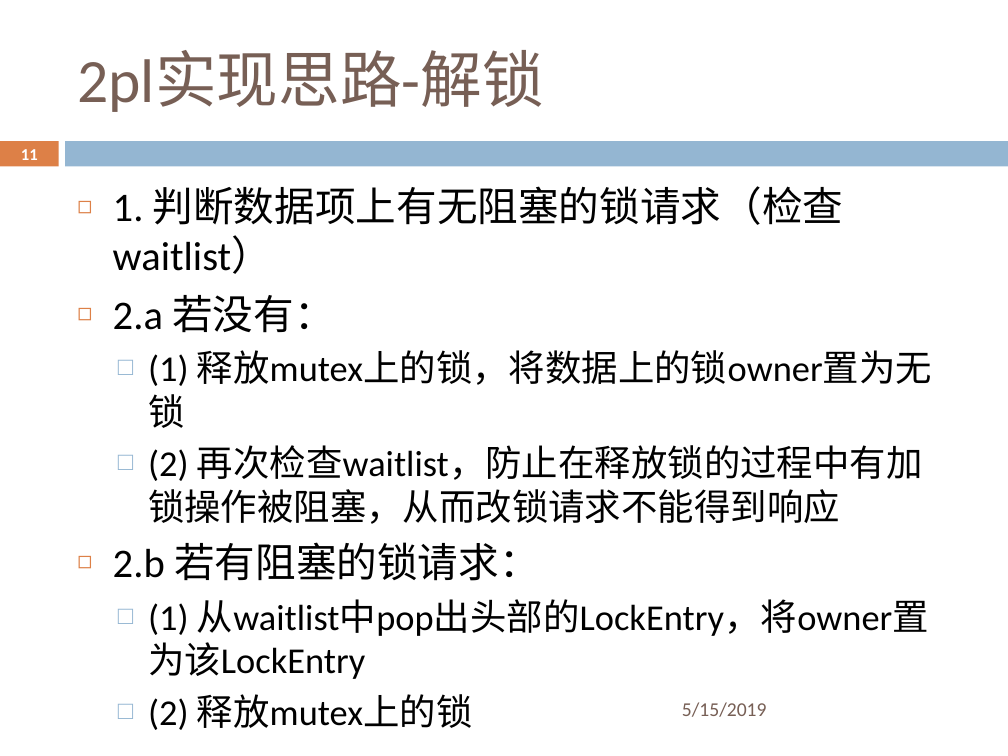
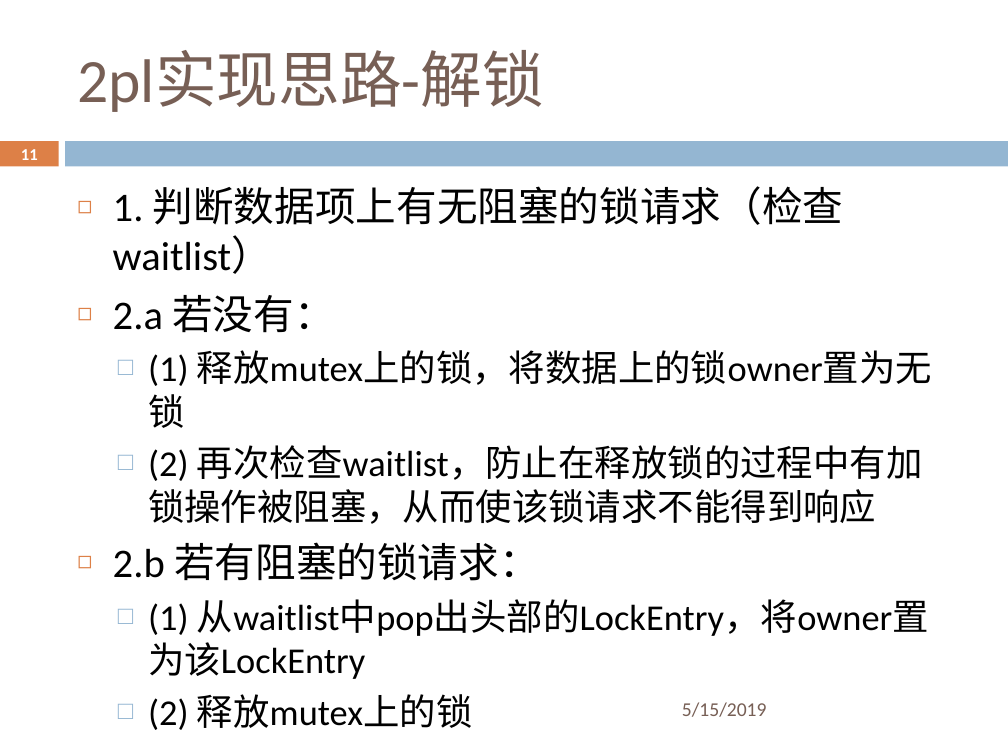
Before and after one commit to ZhangZihao270/DaSE_DBMS_Implemention, a slide deck: slide 11 of 并发控制/cc_lock/cc_lock.pptx. Drawn at 1008x756 pixels with LibreOffice and Linux fonts; fonts in the diff are those of the drawing; background and template pictures are left out. Boxes give left, top, right and bottom in pixels: in the first picture for what was removed or moved away, otherwise in the second. Text is boxed around its words. In the diff, an @@ line names an element or a change of style, - is before the commit and + after.

```diff
--- a/并发控制/cc_lock/cc_lock.pptx
+++ b/并发控制/cc_lock/cc_lock.pptx
@@ text at [148, 445, 923, 524]: text changed @@
-  □ (2) 再次检查waitlist，防止在释放锁的过程中有加锁操作被阻塞，从而改锁请求不能得到响应
+  □ (2) 再次检查waitlist，防止在释放锁的过程中有加锁操作被阻塞，从而使该锁请求不能得到响应
```
Also in this commit, not shown: 4 other slides changed.
